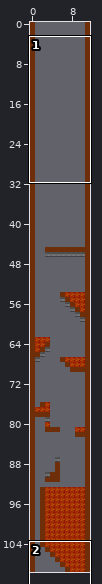
Level history. Tiled map (JSON): www/tilemaps/test.json. The picture above shows the old version from afar; the outline marks the close-up.
Close-up. Before the edit:
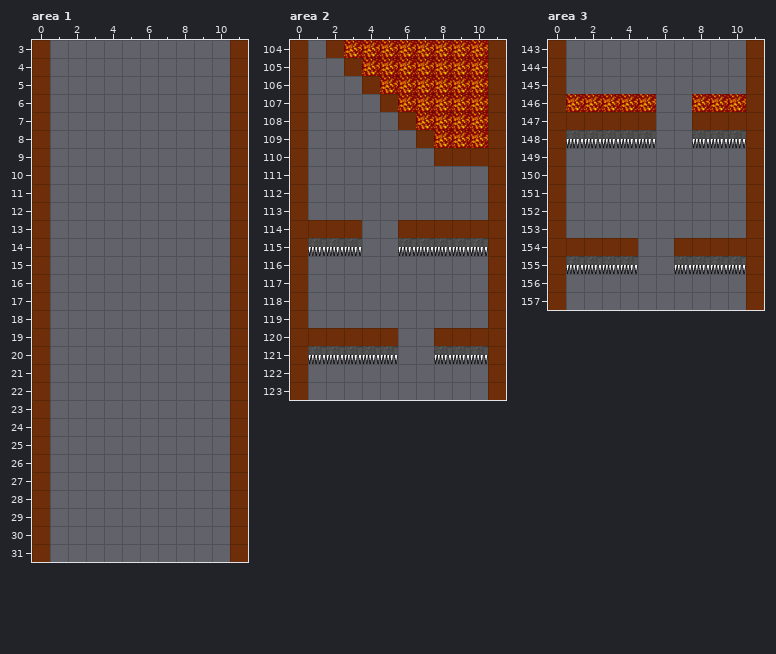
Cells are 50x50 px. Shown: area 1 x 0..11, y 3..31; area 2 x 0..11, y 104..123; area 3 x 0..11, y 143..157. The commit also changed other parts of the map, which this record leaves out.
New version:
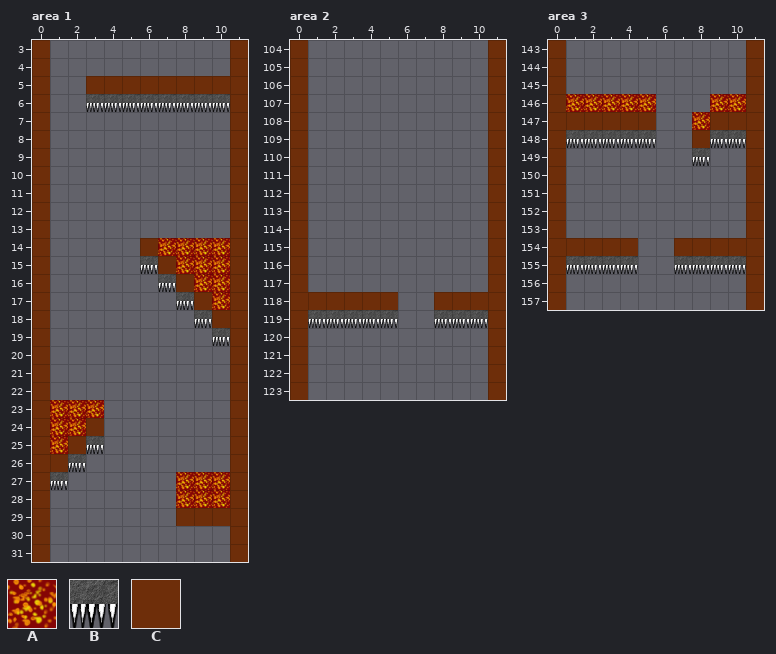
Key: from "deathTiles": A 0, B 1; from "fuel": C 0.
_ is an empty cell.
From old to new:
Layer "platforms", area 1:
The author put tile A in row 14 at x 7 to 10; in row 15 at x 8 to 10; in row 16 at x 9 to 10; in row 17 at x 10; in row 23 at x 1 to 3; in row 24 at x 1 to 2.
The author put tile A in row 25 at x 1; in rows 27 to 28 at x 8 to 10.
The author put tile B in row 6 at x 3 to 10; in row 15 at x 6; in row 16 at x 7; in row 17 at x 8; in row 18 at x 9; in row 19 at x 10.
The author put tile B in row 25 at x 3; in row 26 at x 2; in row 27 at x 1.
The author put tile C in row 5 at x 3 to 10; in row 14 at x 6; in row 15 at x 7; in row 16 at x 8; in row 17 at x 9; in row 18 at x 10.
The author put tile C in row 24 at x 3; in row 25 at x 2; in row 26 at x 1; in row 29 at x 8 to 10.
Layer "platforms", area 2:
The author put tile B in row 119 at x 1 to 5 and 8 to 10.
The author put tile C in row 118 at x 1 to 5 and 8 to 10.
Tile A is removed in row 104 at x 3 to 10; in row 105 at x 4 to 10; in row 106 at x 5 to 10; in row 107 at x 6 to 10; in row 108 at x 7 to 10; in row 109 at x 8 to 10.
Tile B is removed in row 115 at x 1 to 3 and 6 to 10; in row 121 at x 1 to 5 and 8 to 10.
Tile C is removed in row 104 at x 2; in row 105 at x 3; in row 106 at x 4; in row 107 at x 5; in row 108 at x 6; in row 109 at x 7.
Tile C is removed in row 110 at x 8 to 10; in row 114 at x 1 to 3 and 6 to 10; in row 120 at x 1 to 5 and 8 to 10.
Layer "platforms", area 3:
Tile C becomes tile A in row 147 at x 8.
The author put tile B in row 149 at x 8.
Tile B becomes tile C in row 148 at x 8.
Tile A is removed in row 146 at x 8.
